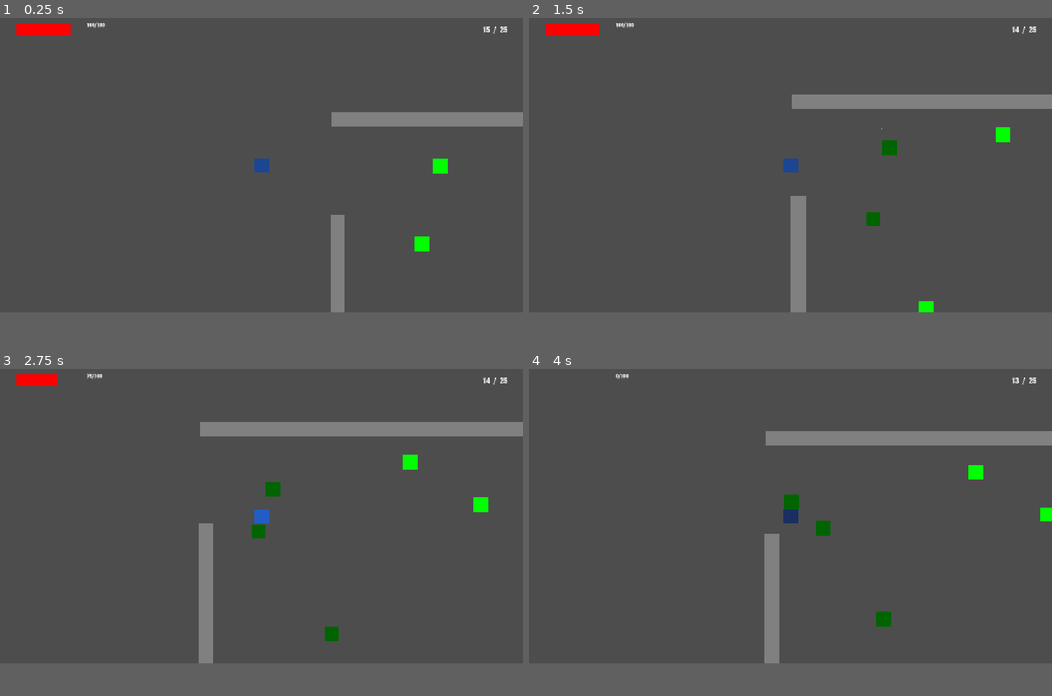
Above: before the commit, frames 1-4 (two rows, left to right).
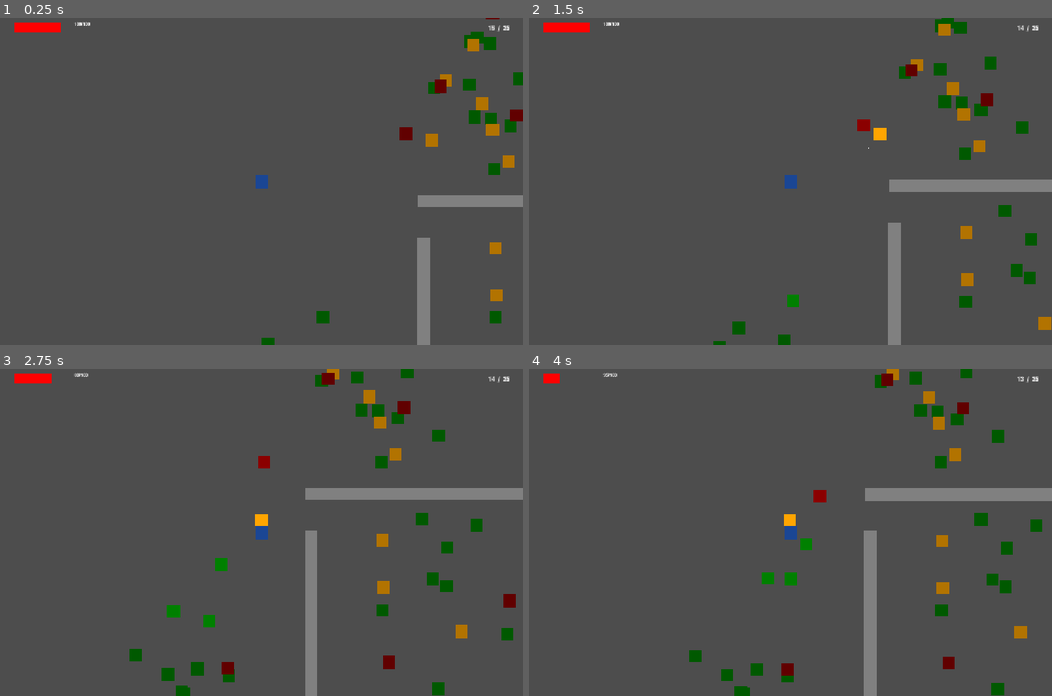
Above: after the commit, the same moments.

Repository: bk-bf/ZED
Game: Godot game, scene res://scenes/testing/combat_test.tscn
The game is run twice, just before and just after one commit, with the same random seed, the same clock (stepped at 60 frames per second) and the same inputs. Before the commit the project starts from res://scenes/testing/movement_test.tscn.
Inputs (mouse positions are in pixels of both pictures, inside the frame that each line leads up to):
- Up to frame 1 (0.25 s): no input
- Up to frame 2 (1.5 s): tap Enter at 0.5 s; move the mouse to (905, 148) at 0.52 s; hold D (move_right) 0.53-1.28 s; click (905, 148) at 0.67 s; move the mouse to (685, 181) at 1.27 s; hold S (move_down) from 1.28 s (still down)
- Up to frame 3 (2.75 s): move the mouse to (313, 450) at 2.02 s; release S (move_down) at 2.03 s; hold D (move_right) from 2.03 s (still down)
- Up to frame 4 (4 s): move the mouse to (764, 575) at 2.77 s; release D (move_right) at 2.78 s; hold W (move_up) 2.78-3.53 s; click (764, 575) at 2.92 s; move the mouse to (947, 558) at 3.52 s; hold A (move_left) from 3.53 s (still down)
In our replay, the window is 800x450 before the commit and 800x500 after it. These sizes can differ from the game's own. Grey fills any space a smaller window leaves; there, only what the larger window draws over its background counts as a difference.

The runs differ from the first frame. In frame 1, 6.3% of the frame differs, in the area x 2-100%, y 0-100%; in frame 2, 8.6%; in frame 3, 11%; in frame 4, 10%.

Commit message:
Refine ROADMAP and implement diverse zombie types
Updates development roadmap to focus on hand-crafted level design instead of procedural generation, emphasizing tactical depth through designed encounters.

Implements distinct zombie types (Walker, Runner, Brute) with unique behaviors:
- Walkers: Balanced stats for baseline threat
- Runners: Fast but fragile for mobility pressure
- Brutes: Slow but dangerous for strategic engagement

Adds visual differentiation through colors and improves debug info to track zombie type distribution. Removes wave spawning in favor of upcoming stage-based difficulty system.

Optimizes collision layers and adjusts sight ranges for better tactical gameplay.

Diff:
--- a/project.godot
+++ b/project.godot
@@ -11,7 +11,7 @@
 [application]
 
 config/name="top_down_apocalypse_looter_shoter"
-run/main_scene="uid://clfg7irsq22k1"
+run/main_scene="uid://ct1xua5v3bt5k"
 config/features=PackedStringArray("4.4", "Forward Plus")
 config/icon="res://icon.svg"
 
@@ -26,6 +26,8 @@
 
 [display]
 
+window/size/viewport_width=1344
+window/size/viewport_height=840
 window/stretch/mode="canvas_items"
 
 [input]
--- a/scenes/gameplay/enemies/zombie.tscn
+++ b/scenes/gameplay/enemies/zombie.tscn
@@ -45,3 +45,4 @@
 
 [node name="CollisionShape2D" type="CollisionShape2D" parent="SightRange"]
 shape = SubResource("CircleShape2D_v8sk5")
+debug_color = Color(0.29365, 0.615119, 0.386231, 0.42)
--- /dev/null
+++ b/scenes/gameplay/player/fog_of_war.tscn
@@ -0,0 +1,6 @@
+[gd_scene load_steps=2 format=3 uid="uid://bu4ws6y1ixer0"]
+
+[ext_resource type="Script" uid="uid://cwcgu2nbhr14i" path="res://scripts/systems/fog_of_war.gd" id="1_l5p0h"]
+
+[node name="FogOfWar" type="Node2D"]
+script = ExtResource("1_l5p0h")
--- /dev/null
+++ b/scenes/testing/combat_test.tscn
@@ -0,0 +1,47 @@
+[gd_scene load_steps=8 format=3 uid="uid://ct1xua5v3bt5k"]
+
+[ext_resource type="PackedScene" uid="uid://brmwpmml8y2as" path="res://scenes/testing/player.tscn" id="1_mqrhu"]
+[ext_resource type="PackedScene" uid="uid://bu4ws6y1ixer0" path="res://scenes/gameplay/player/fog_of_war.tscn" id="2_1sj2b"]
+[ext_resource type="PackedScene" uid="uid://bdrvxmbo0ap8e" path="res://scenes/testing/horizontal_wall.tscn" id="2_jqaj7"]
+[ext_resource type="PackedScene" uid="uid://dsvwgterct27" path="res://scenes/gameplay/enemies/zombie.tscn" id="2_jw1p3"]
+[ext_resource type="PackedScene" uid="uid://dx7abjien1uq" path="res://scenes/testing/vertical_wall.tscn" id="3_4hdlt"]
+[ext_resource type="PackedScene" uid="uid://cfkakjgwytkbt" path="res://scenes/testing/spawn_manger.tscn" id="4_jqaj7"]
+[ext_resource type="PackedScene" uid="uid://bmjq20cylqgsn" path="res://scenes/testing/spawn_area_300px.tscn" id="5_4hdlt"]
+
+[node name="CombatTest" type="Node2D"]
+
+[node name="Player" parent="." instance=ExtResource("1_mqrhu")]
+position = Vector2(-246, -9)
+
+[node name="FogOfWar" parent="." instance=ExtResource("2_1sj2b")]
+position = Vector2(-246, -9)
+
+[node name="Walls" type="Node2D" parent="."]
+position = Vector2(156, 25)
+
+[node name="TopWall" parent="Walls" instance=ExtResource("2_jqaj7")]
+position = Vector2(400, 16)
+
+[node name="BottomWall" parent="Walls" instance=ExtResource("2_jqaj7")]
+position = Vector2(400, 584)
+
+[node name="LeftWall" parent="Walls" instance=ExtResource("3_4hdlt")]
+position = Vector2(14, 510)
+
+[node name="RightWall" parent="Walls" instance=ExtResource("3_4hdlt")]
+position = Vector2(784, 300)
+
+[node name="SpawnManger" parent="." instance=ExtResource("4_jqaj7")]
+zombie_scene = ExtResource("2_jw1p3")
+
+[node name="SpawnAreas" type="Node2D" parent="."]
+position = Vector2(-22, 1)
+
+[node name="SpawnArea" parent="SpawnAreas" instance=ExtResource("5_4hdlt")]
+position = Vector2(370, -240)
+
+[node name="SpawnArea2" parent="SpawnAreas" instance=ExtResource("5_4hdlt")]
+position = Vector2(-104, 535)
+
+[node name="SpawnArea3" parent="SpawnAreas" instance=ExtResource("5_4hdlt")]
+position = Vector2(494, 321)
--- a/scenes/testing/horizontal_wall.tscn
+++ b/scenes/testing/horizontal_wall.tscn
@@ -4,7 +4,8 @@
 size = Vector2(800, 32)
 
 [node name="HorizontalWall" type="StaticBody2D"]
-collision_layer = 136
+collision_layer = 8
+collision_mask = 0
 
 [node name="CollisionShape2D" type="CollisionShape2D" parent="."]
 shape = SubResource("RectangleShape2D_ie580")
--- a/scenes/testing/movement_test.tscn
+++ b/scenes/testing/movement_test.tscn
@@ -1,6 +1,5 @@
-[gd_scene load_steps=5 format=3 uid="uid://clfg7irsq22k1"]
+[gd_scene load_steps=4 format=3 uid="uid://clfg7irsq22k1"]
 
-[ext_resource type="PackedScene" uid="uid://dsvwgterct27" path="res://scenes/gameplay/enemies/zombie.tscn" id="1_8rjut"]
 [ext_resource type="PackedScene" uid="uid://brmwpmml8y2as" path="res://scenes/testing/player.tscn" id="1_uspyl"]
 [ext_resource type="PackedScene" uid="uid://dx7abjien1uq" path="res://scenes/testing/vertical_wall.tscn" id="2_uspyl"]
 [ext_resource type="PackedScene" uid="uid://bdrvxmbo0ap8e" path="res://scenes/testing/horizontal_wall.tscn" id="3_8rjut"]
@@ -14,21 +13,6 @@
 
 [node name="UI" type="CanvasLayer" parent="Player/Camera2D"]
 follow_viewport_enabled = true
-
-[node name="Zombie5" parent="." instance=ExtResource("1_8rjut")]
-position = Vector2(451, 498)
-
-[node name="Zombie4" parent="." instance=ExtResource("1_8rjut")]
-position = Vector2(620, 115)
-
-[node name="Zombie3" parent="." instance=ExtResource("1_8rjut")]
-position = Vector2(355, 315)
-
-[node name="Zombie2" parent="." instance=ExtResource("1_8rjut")]
-position = Vector2(776, 208)
-
-[node name="Zombie" parent="." instance=ExtResource("1_8rjut")]
-position = Vector2(397, 143)
 
 [node name="Walls" type="Node2D" parent="."]
 position = Vector2(156, 25)
--- a/scenes/testing/player.tscn
+++ b/scenes/testing/player.tscn
@@ -1,9 +1,12 @@
-[gd_scene load_steps=3 format=3 uid="uid://brmwpmml8y2as"]
+[gd_scene load_steps=4 format=3 uid="uid://brmwpmml8y2as"]
 
 [ext_resource type="Script" uid="uid://cp7it5kpk2t6q" path="res://scripts/mechanics/player_controller.gd" id="1_v0q10"]
 
 [sub_resource type="RectangleShape2D" id="RectangleShape2D_v0q10"]
 size = Vector2(32, 32)
+
+[sub_resource type="CircleShape2D" id="CircleShape2D_v0q10"]
+radius = 400.0
 
 [node name="Player" type="CharacterBody2D" groups=["player"]]
 script = ExtResource("1_v0q10")
@@ -26,3 +29,16 @@
 size_flags_vertical = 4
 color = Color(0.10121, 0.272982, 0.58, 1)
 metadata/_edit_use_anchors_ = true
+
+[node name="SightRange" type="Area2D" parent="."]
+collision_layer = 0
+collision_mask = 18
+
+[node name="CollisionShape2D" type="CollisionShape2D" parent="SightRange"]
+shape = SubResource("CircleShape2D_v0q10")
+debug_color = Color(0.29365, 0.615119, 0.386231, 0.42)
+
+[node name="Camera2D" type="Camera2D" parent="."]
+
+[node name="UI" type="CanvasLayer" parent="Camera2D"]
+follow_viewport_enabled = true
--- /dev/null
+++ b/scenes/testing/spawn_area_300px.tscn
@@ -0,0 +1,10 @@
+[gd_scene load_steps=2 format=3 uid="uid://bmjq20cylqgsn"]
+
+[sub_resource type="CircleShape2D" id="CircleShape2D_6dauy"]
+radius = 250.0
+
+[node name="SpawnArea" type="Area2D" groups=["spawn_areas"]]
+
+[node name="CollisionShape2D" type="CollisionShape2D" parent="."]
+shape = SubResource("CircleShape2D_6dauy")
+debug_color = Color(0.907259, 0.272541, 0.340514, 0.42)
--- /dev/null
+++ b/scenes/testing/spawn_manger.tscn
@@ -0,0 +1,6 @@
+[gd_scene load_steps=2 format=3 uid="uid://cfkakjgwytkbt"]
+
+[ext_resource type="Script" uid="uid://bcl4naop8amnw" path="res://scripts/managers/spawn_manager.gd" id="1_l2x6p"]
+
+[node name="SpawnManger" type="Node"]
+script = ExtResource("1_l2x6p")
--- a/scenes/testing/vertical_wall.tscn
+++ b/scenes/testing/vertical_wall.tscn
@@ -4,7 +4,8 @@
 size = Vector2(800, 32)
 
 [node name="VerticalWall" type="StaticBody2D"]
-collision_layer = 136
+collision_layer = 8
+collision_mask = 0
 
 [node name="CollisionShape2D" type="CollisionShape2D" parent="."]
 rotation = 1.5708
--- a/scripts/core/damage_interface.gd
+++ b/scripts/core/damage_interface.gd
@@ -21,11 +21,6 @@
     var damage_type_name = DamageType.keys()[damage_type]
 
      # Log combat damage
-    DebugManager.debug_print_combat_damage(
-        target.name,
-        final_damage,
-        damage_type_name,
-        resistance * 100
-    )
+    DebugManager.debug_print_combat_damage(target, final_damage, damage_type, resistance)
 
     return final_damage
--- a/scripts/debug/debug_manager.gd
+++ b/scripts/debug/debug_manager.gd
@@ -77,7 +77,7 @@
 func register_zombie_death():
 	"""Called when zombie dies"""
 	zombies_killed += 1
-	debug_print("ai", "Zombie died. Remaining: " + str(zombie_count) + " | Total killed: " + str(zombies_killed))
+	debug_print("ai", get_detailed_zombie_info())
 
 func register_bullet_fired():
 	"""Called when bullet is fired"""
@@ -92,8 +92,7 @@
 func print_ai_stats():
 	if ai_debug:
 		print("=== AI DEBUG STATS ===")
-		print("Active zombies: ", get_active_zombie_count())
-		print("Zombies killed: ", zombies_killed)
+		print(get_detailed_zombie_info()) # Use the new detailed zombie info
 		print("Bullets fired: ", bullets_fired)
 		print("Bullets hit: ", bullets_hit)
 		if bullets_fired > 0:
@@ -121,23 +120,61 @@
 	if Engine.get_process_frames() % 60 == 0:
 		debug_print("memory", "Nodes: " + str(node_count) + " | Objects: " + str(object_count) + " | Orphans: " + str(orphan_nodes))
 
-func debug_print_combat_damage(target_name: String, final_damage: int, damage_type: String, resistance_percent: float):
+func debug_print_combat_damage(target_node: Node, final_damage: int, damage_type: DamageInterface.DamageType, resistance_percent: float):
 	"""Log detailed combat damage events"""
+	var target_name = "Unknown"
+
+	# Check if target has zombie_data and zombie_type
+	if target_node.has_method("get") and "zombie_data" in target_node and target_node.zombie_data:
+		target_name = EntitiesType.get_zombie_type_name(target_node.zombie_data.zombie_type)
+	elif target_node.is_in_group("player"):
+		target_name = "Player"
+	else:
+		target_name = target_node.get_class()
+
+	# Convert enum value to string name using find_key()
+	var damage_type_string = DamageInterface.DamageType.find_key(damage_type)
+
 	var message = "%s took %s %s damage (Resisted: %.1f%%)" % [
 		target_name,
 		final_damage,
-		damage_type,
+		damage_type_string,
 		resistance_percent
 	]
 	debug_print("combat", message)
 
-
 func toggle_debug_health():
 	show_debug_health = !show_debug_health
 	# Hide/show debug health bar
 
 func get_active_zombie_count():
 	return get_tree().get_nodes_in_group("zombies").size()
+
+func get_zombie_type_counts() -> Dictionary:
+	var type_counts = {
+		EntitiesType.ZombieType.WALKER: 0,
+		EntitiesType.ZombieType.RUNNER: 0,
+		EntitiesType.ZombieType.BRUTE: 0
+	}
+
+	var zombies = get_tree().get_nodes_in_group("zombies")
+	for zombie in zombies:
+		if zombie.zombie_data and zombie.zombie_data.zombie_type in type_counts:
+			type_counts[zombie.zombie_data.zombie_type] += 1
+
+	return type_counts
+
+func get_detailed_zombie_info() -> String:
+	var type_counts = get_zombie_type_counts()
+	var total = get_active_zombie_count()
+
+	var walker_count = type_counts[EntitiesType.ZombieType.WALKER]
+	var runner_count = type_counts[EntitiesType.ZombieType.RUNNER]
+	var brute_count = type_counts[EntitiesType.ZombieType.BRUTE]
+
+	return "Active zombies: %d | W:%d R:%d B:%d | Killed: %d" % [
+		total, walker_count, runner_count, brute_count, zombies_killed
+	]
 
 # basic ItemData system test currently only for placeholder pistol ammo
 func test_item_data_system():
--- a/scripts/entities/zombie_data.gd
+++ b/scripts/entities/zombie_data.gd
@@ -3,11 +3,11 @@
 class_name ZombieData
 
 @export var position: Vector2 = Vector2.ZERO
-@export var health: int = 100
-@export var speed: float = 50.0
-@export var max_health: int = 100
-@export var damage: int = 25
-@export var sight_range: float = 350.0 # Used in Area2D for sight detection
+@export var health: int
+@export var speed: float
+@export var max_health: int
+@export var damage: int
+@export var sight_range: float # Used in Area2D for sight detection
 @export var target_position: Vector2 = Vector2.ZERO
 @export var is_active: bool = true
 
@@ -34,26 +34,28 @@
 
 func _init():
 	_setup_type_stats()
-	health = max_health
 	setup_loot_pool()
 
 func _setup_type_stats():
 	match zombie_type:
 		EntitiesType.ZombieType.WALKER:
 			max_health = 100
-			speed = 50.0
+			health = max_health
+			speed = 100.0
 			damage = 25
-			sight_range = 300.0
+			sight_range = 350.0
 		EntitiesType.ZombieType.RUNNER:
 			max_health = 75
-			speed = 100.0
+			health = max_health
+			speed = 250.0
 			damage = 20
 			sight_range = 350.0
 		EntitiesType.ZombieType.BRUTE:
 			max_health = 200
-			speed = 30.0
-			damage = 40
-			sight_range = 250.0
+			health = max_health
+			speed = 70.0
+			damage = 45
+			sight_range = 300.0
 
 # Set up default loot pool with 100% pistol ammo drop chance
 # Combined structure: item_id -> {chance: float, min_amount: int, max_amount: int}
--- /dev/null
+++ b/scripts/managers/spawn_manager.gd
@@ -0,0 +1,78 @@
+# scripts/managers/spawn_manager.gd
+extends Node
+class_name SpawnManager
+
+@export var zombie_scene: PackedScene
+@export var spawn_on_ready: bool = true
+@export var max_zombies: int = 50
+@export var walker_percentage: float = 0.6 # 60%
+@export var runner_percentage: float = 0.2 # 20%
+@export var brute_percentage: float = 0.2 # 20%
+
+func _ready():
+    if spawn_on_ready:
+        spawn_test_zombies()
+
+func spawn_test_zombies():
+    var spawn_areas = get_tree().get_nodes_in_group("spawn_areas")
+    if spawn_areas.is_empty():
+        print("No spawn areas found!")
+        return
+
+    # Calculate random spawn count between max_zombies - 3 and max_zombies
+    var spawn_count = randi_range(max_zombies - 3, max_zombies)
+
+    # Calculate how many zombies of each type to spawn based on percentages
+    var walker_count = int(spawn_count * walker_percentage)
+    var runner_count = int(spawn_count * runner_percentage)
+    var brute_count = int(spawn_count * brute_percentage)
+
+    # Handle rounding differences - add remaining zombies to walkers
+    var total_assigned = walker_count + runner_count + brute_count
+    walker_count += spawn_count - total_assigned
+
+    print("Spawning ", spawn_count, " zombies: ", walker_count, " Walkers, ", runner_count, " Runners, ", brute_count, " Brutes")
+
+    # Spawn each type
+    spawn_zombie_type(EntitiesType.ZombieType.WALKER, walker_count, spawn_areas)
+    spawn_zombie_type(EntitiesType.ZombieType.RUNNER, runner_count, spawn_areas)
+    spawn_zombie_type(EntitiesType.ZombieType.BRUTE, brute_count, spawn_areas)
+
+func spawn_zombie_type(type: EntitiesType.ZombieType, count: int, spawn_areas: Array):
+    for i in range(count):
+        spawn_zombie_at_random_area(type, spawn_areas)
+
+func spawn_zombie_at_random_area(type: EntitiesType.ZombieType, spawn_areas: Array):
+    var spawn_area = spawn_areas.pick_random()
+    var spawn_position = get_random_position_in_area(spawn_area)
+
+    var zombie = zombie_scene.instantiate()
+
+    # Ensure zombie_data is initialized before setting type
+    if not zombie.zombie_data:
+        zombie.zombie_data = ZombieData.new()
+
+    zombie.zombie_data.zombie_type = type
+    zombie.zombie_data._setup_type_stats()
+    zombie.global_position = spawn_position
+
+    # Use call_deferred to add child after scene initialization
+    get_tree().current_scene.call_deferred("add_child", zombie)
+    print("Spawned ", EntitiesType.get_zombie_type_name(type), " at ", spawn_position)
+
+func get_random_position_in_area(area: Area2D) -> Vector2:
+    var collision_shape = area.get_node("CollisionShape2D")
+    if collision_shape.shape is CircleShape2D:
+        var circle = collision_shape.shape as CircleShape2D
+        # Generate random position within circle
+        var angle = randf() * TAU # Random angle
+        var distance = randf() * circle.radius # Random distance from center
+        var offset = Vector2(cos(angle), sin(angle)) * distance
+        return area.global_position + offset
+    elif collision_shape.shape is RectangleShape2D:
+        var rect = collision_shape.shape as RectangleShape2D
+        var random_x = randf_range(-rect.size.x / 2, rect.size.x / 2)
+        var random_y = randf_range(-rect.size.y / 2, rect.size.y / 2)
+        return area.global_position + Vector2(random_x, random_y)
+
+    return area.global_position # Fallback to center
--- a/scripts/mechanics/zombie.gd
+++ b/scripts/mechanics/zombie.gd
@@ -16,6 +16,7 @@
 	_setup_damage_area()
 	_setup_visual_state()
 	add_to_group("zombies")
+
 
 func _initialize_zombie_data():
 	if not zombie_data:
@@ -176,6 +177,14 @@
 
 
 func _process(delta):
+	var fog_system = get_tree().get_first_node_in_group("fog_of_war")
+	if fog_system:
+		# Fog system handles visibility through signals
+		pass
+	else:
+		# Fallback if no fog system
+		modulate = Color.WHITE
+
 	zombie_data.update_cooldown(delta)
 
 	if player_in_damage_area && zombie_data.can_damage():
@@ -319,14 +328,27 @@
 		print("Warning: ColorRect not found in zombie")
 		return
 
+	# Base colors for each zombie type
+	var base_color: Color
+	match zombie_data.zombie_type:
+		EntitiesType.ZombieType.WALKER:
+			base_color = Color.WEB_GREEN
+		EntitiesType.ZombieType.RUNNER:
+			base_color = Color.ORANGE
+		EntitiesType.ZombieType.BRUTE:
+			base_color = Color.DARK_RED
+		_:
+			base_color = Color.RED
+
+	# Modify base color based on state
 	match zombie_data.state:
 		ZombieData.ZombieState.IDLE:
-			color_rect.color = Color.GREEN
+			color_rect.color = base_color.darkened(0.3) # Darker when idle
 		ZombieData.ZombieState.CHASING:
-			color_rect.color = Color.DARK_GREEN
+			color_rect.color = base_color # Full brightness when chasing
 		ZombieData.ZombieState.ATTACKING:
-			color_rect.color = Color.ORANGE
+			color_rect.color = base_color.lightened(0.4) # Brighter when attacking
 		ZombieData.ZombieState.DEAD:
-			color_rect.color = Color.DARK_RED
+			color_rect.color = Color.BLACK # All types same death color
 		_:
-			color_rect.color = Color.RED
+			color_rect.color = base_color
--- /dev/null
+++ b/scripts/systems/fog_of_war.gd
@@ -0,0 +1,121 @@
+# scripts/systems/fog_of_war.gd
+extends Node2D
+class_name FogOfWar
+
+@export var fog_color: Color = Color.BLACK
+@export var fog_enabled: bool = true
+@export var memory_color: Color = Color(0.3, 0.3, 0.3, 0.7)
+
+var player: Node2D
+var player_sight_range: Area2D
+var fog_canvas: CanvasLayer
+var fog_rect: ColorRect
+
+# Track visibility states
+var explored_areas: Dictionary = {}
+var currently_visible_entities: Array = []
+
+func _ready():
+    _setup_fog_canvas()
+    _find_player_and_sight_range()
+    _connect_sight_signals()
+
+func _process(_delta):
+    if not fog_enabled or not player:
+        return
+
+    if player_sight_range:
+        # Simple approach: hide fog rect when player is present
+        # This creates basic "all visible" vs "all hidden" fog
+        fog_rect.modulate.a = 0.0 # Make fog transparent when player exists
+    else:
+        fog_rect.modulate.a = 1.0 # Keep fog opaque when no player
+
+func _setup_fog_canvas():
+    fog_canvas = CanvasLayer.new()
+    fog_canvas.layer = 10
+    add_child(fog_canvas)
+
+    fog_rect = ColorRect.new()
+    fog_rect.color = fog_color
+    fog_rect.size = get_viewport().get_visible_rect().size
+    fog_rect.position = Vector2.ZERO
+    fog_canvas.add_child(fog_rect)
+
+func _find_player_and_sight_range():
+    player = get_tree().get_first_node_in_group("player")
+    if player:
+        player_sight_range = player.get_node("SightRange")
+        if not player_sight_range:
+            print("Warning: Player SightRange not found!")
+        else:
+            # Configure player sight range collision layers
+            player_sight_range.collision_layer = 0 # Not on any layer
+            player_sight_range.collision_mask = PhysicsLayers.ENEMIES | PhysicsLayers.PICKUPS # Detect enemies and pickups
+
+func _connect_sight_signals():
+    if player_sight_range:
+        player_sight_range.body_entered.connect(_on_entity_entered_sight)
+        player_sight_range.body_exited.connect(_on_entity_left_sight)
+        player_sight_range.area_entered.connect(_on_area_entered_sight)
+        player_sight_range.area_exited.connect(_on_area_left_sight)
+
+func _on_entity_entered_sight(body):
+    # Entity becomes visible
+    if body not in currently_visible_entities:
+        currently_visible_entities.append(body)
+        _show_entity(body)
+        _mark_area_explored(body.global_position)
+
+func _on_entity_left_sight(body):
+    # Entity leaves sight - move to memory state
+    if body in currently_visible_entities:
+        currently_visible_entities.erase(body)
+        _hide_entity(body)
+
+func _on_area_entered_sight(area):
+    # Handle Area2D objects (pickups, etc.)
+    _mark_area_explored(area.global_position)
+
+func _on_area_left_sight(area):
+    # Handle areas leaving sight
+    pass
+
+func _show_entity(entity):
+    # Make entity fully visible
+    entity.modulate = Color.WHITE
+
+func _hide_entity(entity):
+    # Hide entity or show as memory
+    if _is_area_explored(entity.global_position):
+        entity.modulate = memory_color # Show as faded memory
+    else:
+        entity.modulate = Color.TRANSPARENT # Completely hidden
+
+func _mark_area_explored(pos: Vector2):
+    # Mark area as explored (simplified grid system)
+    var grid_pos = Vector2(int(pos.x / 64), int(pos.y / 64)) # 64-pixel grid
+    explored_areas[grid_pos] = true
+
+func _is_area_explored(pos: Vector2) -> bool:
+    var grid_pos = Vector2(int(pos.x / 64), int(pos.y / 64))
+    return explored_areas.get(grid_pos, false)
+
+func get_visible_entities() -> Array:
+    return currently_visible_entities
+
+func is_position_visible(pos: Vector2) -> bool:
+    if not player_sight_range:
+        return false
+
+    # Create a physics query to check if position is within sight range
+    var space_state = get_world_2d().direct_space_state
+    var query = PhysicsPointQueryParameters2D.new()
+    query.position = pos
+    query.collision_mask = player_sight_range.collision_mask
+
+    var result = space_state.intersect_point(query)
+    for body in result:
+        if body.collider == player_sight_range:
+            return true
+    return false
Not shown, changed: docs/design/ROADMAP.md
Not shown, changed: docs/planning/DAILY_TASKS.md
Not shown, removed: scripts/managers/.gitkeep
